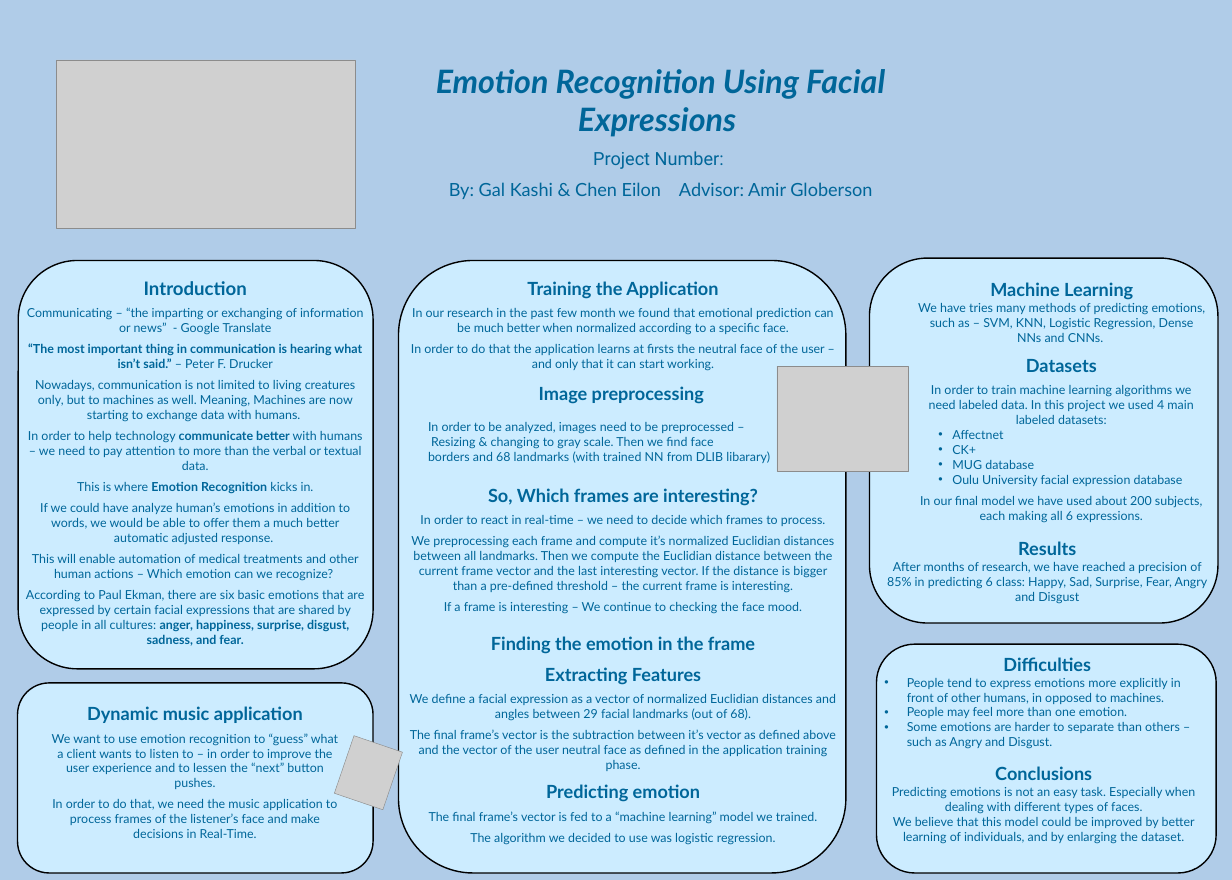
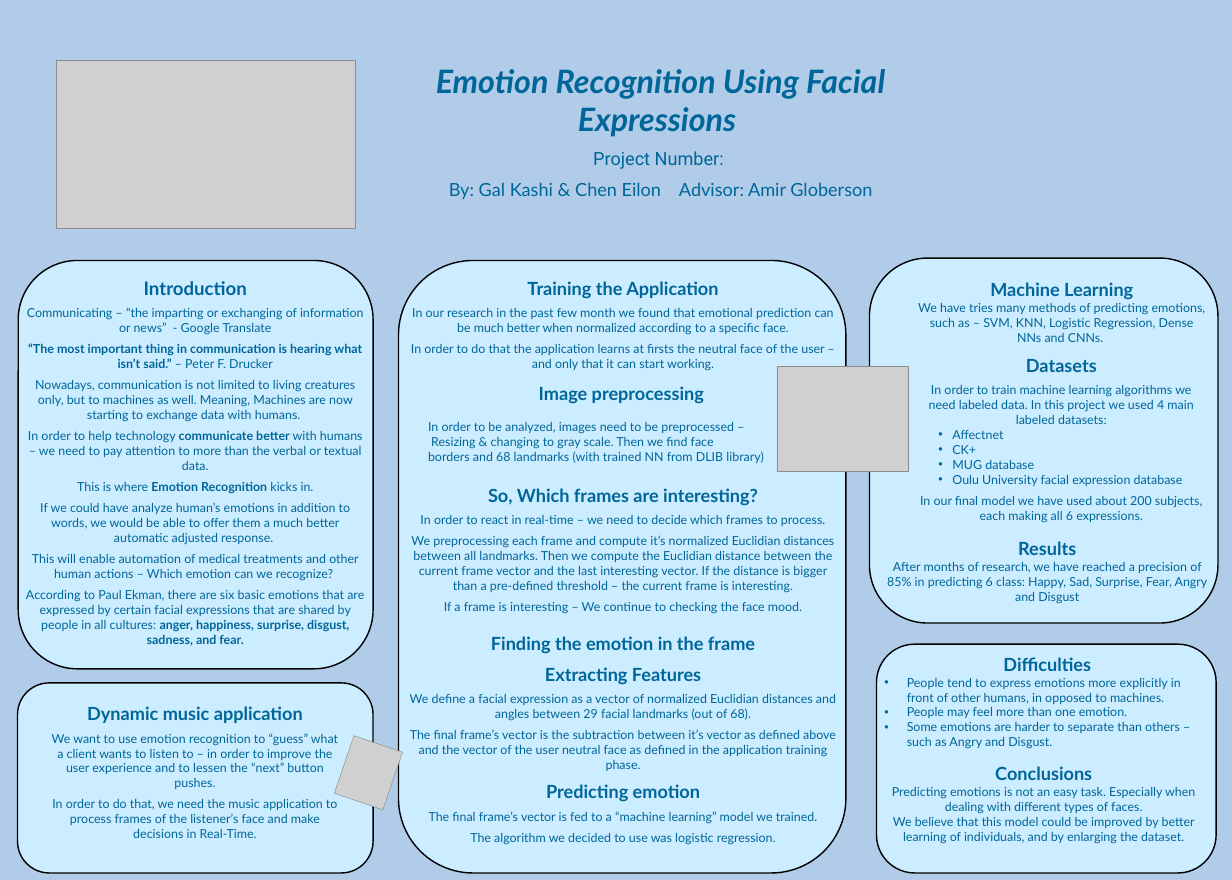
Before and after one commit to ChenEilon/ExpressionRecognition, a slide deck: slide 1 of Documents/EmotionalRecognitionPoster.pptx. Drawn at 1232x880 pixels with LibreOffice and Linux fonts; fonts in the diff are those of the drawing; grey boxes stand for pictures. Boxes give left, top, right and bottom in pixels: in the first picture for what was removed or moved away, otherwise in the second. Text is boxed around its words. In the diff, an @@ line names an element or a change of style, - is before the commit and + after.

Commit message:
fix typo in poster

```diff
--- a/Documents/EmotionalRecognitionPoster.pptx
+++ b/Documents/EmotionalRecognitionPoster.pptx
@@ text at (x1=428, y1=451, x2=763, y2=463): text changed @@
-  borders and 68 landmarks (with trained NN from DLIB libarary)
+  borders and 68 landmarks (with trained NN from DLIB library)
```
